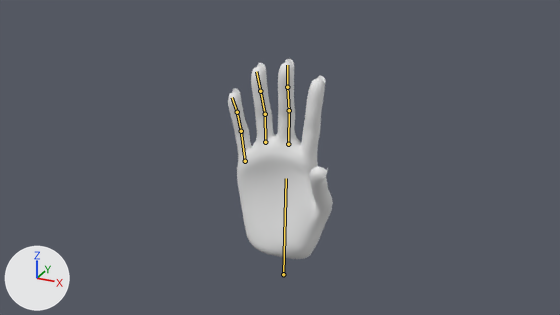
Renders of the Blender file Assets/Entitys/Models/hand/Blender/hand.blend from each side of a commit.
One viewpoint serves both versions: the file's camera 'Camera'. The axes (+X, +Y, +Z) are drawn at lower left. The lights are the same throughout. Both versions are drawn at frame 37 of the action 'Rock_2_Paper'; the numbers are the values there. The bones that change are drawn over the model as lines.

Names of what the first picture shows: 'hand'.
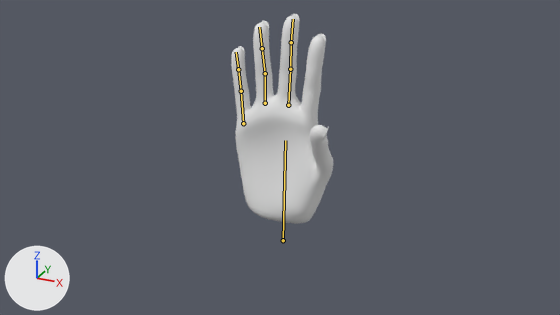
What differs and where, as boxes [x1, y1, x2, y2] in the pictures (560 x 315 px):
'hand', posed: before [228, 59, 333, 259]; after [231, 13, 333, 224]
bone 'main', root to tip: before (283, 274) to (286, 178); after (283, 240) to (285, 140)
bone 'secondfinger_root', root to tip: before (288, 144) to (289, 110); after (288, 105) to (290, 69)
bone 'secondfinger_middle', root to tip: before (289, 110) to (287, 87); after (290, 69) to (291, 42)
bone 'secondfinger_end', root to tip: before (287, 87) to (287, 65); after (291, 42) to (293, 19)
bone 'thirdfinger_root', root to tip: before (265, 142) to (265, 114); after (265, 103) to (265, 73)
bone 'thirdfinger_middle', root to tip: before (265, 114) to (260, 91); after (265, 73) to (262, 48)
bone 'thirdfinger_end', root to tip: before (260, 91) to (256, 71); after (262, 48) to (259, 27)
bone 'forthfinger_root', root to tip: before (245, 161) to (241, 131); after (243, 123) to (241, 91)
bone 'forthfinger_middle', root to tip: before (241, 131) to (237, 112); after (241, 91) to (238, 69)
bone 'forthfinger_end', root to tip: before (237, 112) to (232, 97); after (238, 69) to (236, 52)

The edits, one by one:
Bone 'main' (bone_main) moves from (-0.04, 0.0, 0.0) to (0.02, 4.76, -0.21).
Bone 'secondfinger_root' (bone_secondfinger_root) turns from (-5, 0, 0) to (0, 0, 0) degrees about its own x, y and z.
Bone 'secondfinger_middle' (bone_secondfinger_middle) turns from (-4, 0, 0) to (0, 0, 0) degrees about its own x, y and z.
Bone 'secondfinger_end' (bone_secondfinger_end) turns from (-3, 0, 0) to (0, 0, 0) degrees about its own x, y and z.
Bone 'thirdfinger_root' (bone_thirdfinger_root) turns from (-3, 0, 0) to (0, 0, 0) degrees about its own x, y and z.
Bone 'thirdfinger_middle' (bone_thirdfinger_middle) turns from (-4, 0, 1) to (0, 0, 0) degrees about its own x, y and z.
Bone 'thirdfinger_end' (bone_thirdfinger_end) turns from (-4, -1, 1) to (0, 0, 0) degrees about its own x, y and z.
Bone 'forthfinger_root' (bone_forthfinger_root) turns from (-6, 0, 0) to (0, 0, 0) degrees about its own x, y and z.
Bone 'forthfinger_middle' (bone_forthfinger_middle) turns from (-7, 1, 1) to (0, 0, 0) degrees about its own x, y and z.
Bone 'forthfinger_end' (bone_forthfinger_end) turns from (-5, 0, 1) to (0, 0, 0) degrees about its own x, y and z.
